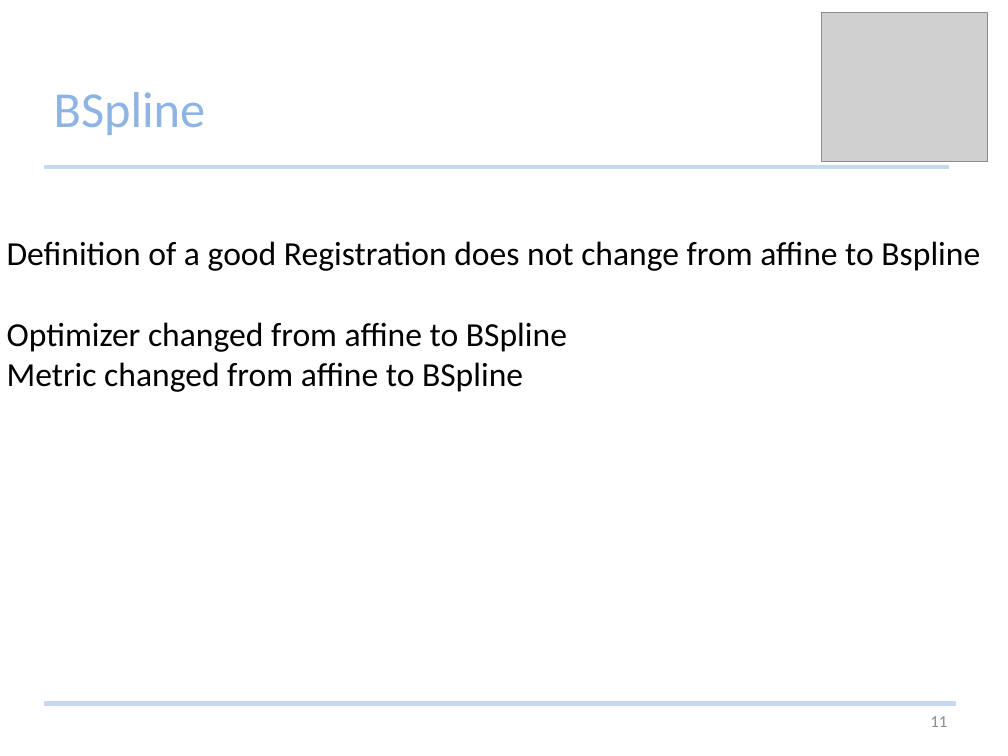
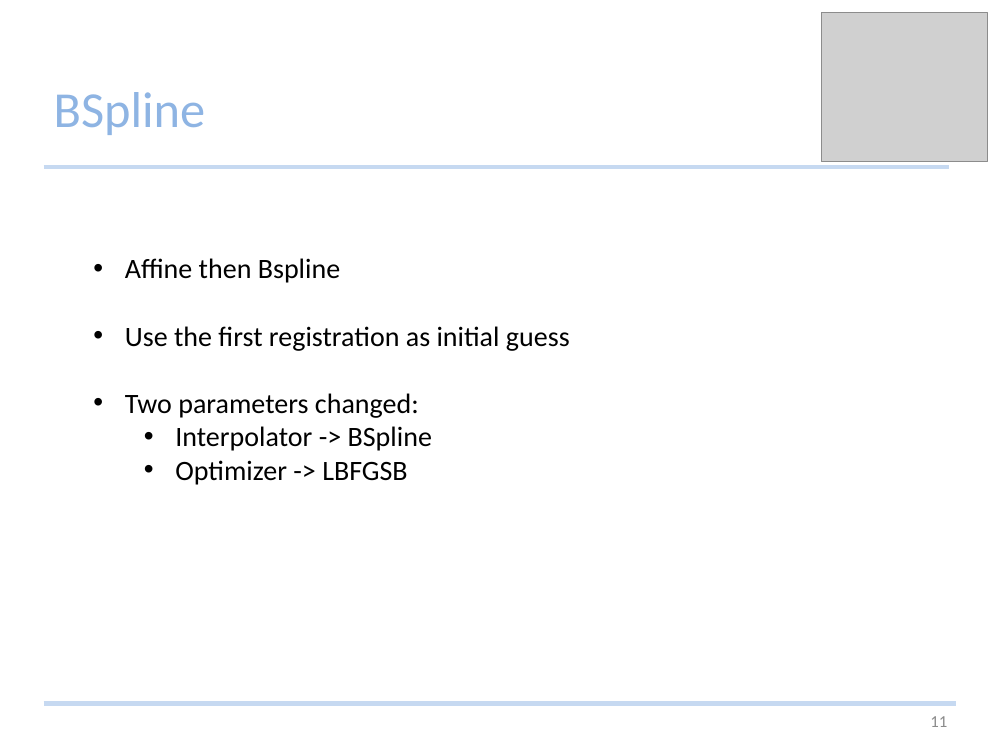
Before and after one commit to Studijacob/MIALab, a slide deck: slide 11 of wd/Documentation/MIALab presentation.pptx. Drawn at 1008x756 pixels with LibreOffice and Linux fonts; fonts in the diff are those of the drawing; grey boxes stand for pictures. Boxes give left, top, right and bottom in pixels: in the first picture for what was removed or moved away, otherwise in the second. Text is boxed around its words. In the diff, an @@ line names an element or a change of style, - is before the commit and + after.

```diff
--- a/wd/Documentation/MIALab presentation.pptx
+++ b/wd/Documentation/MIALab presentation.pptx
@@ text removed at [7,241,980,392] @@
-Definition of a good Registration does not change from affine to Bspline
-Optimizer changed from affine to BSpline
-Metric changed from affine to BSpline
@@ text added at [125,258,570,485], 20 pt, text #000000 @@
+• Affine then Bspline
+• Use the first registration as initial guess
+• Two parameters changed:
+  • Interpolator -> BSpline
+  • Optimizer -> LBFGSB
```
Also in this commit, not shown: 11 other slides changed, 6 slides added, 1 slide removed.
